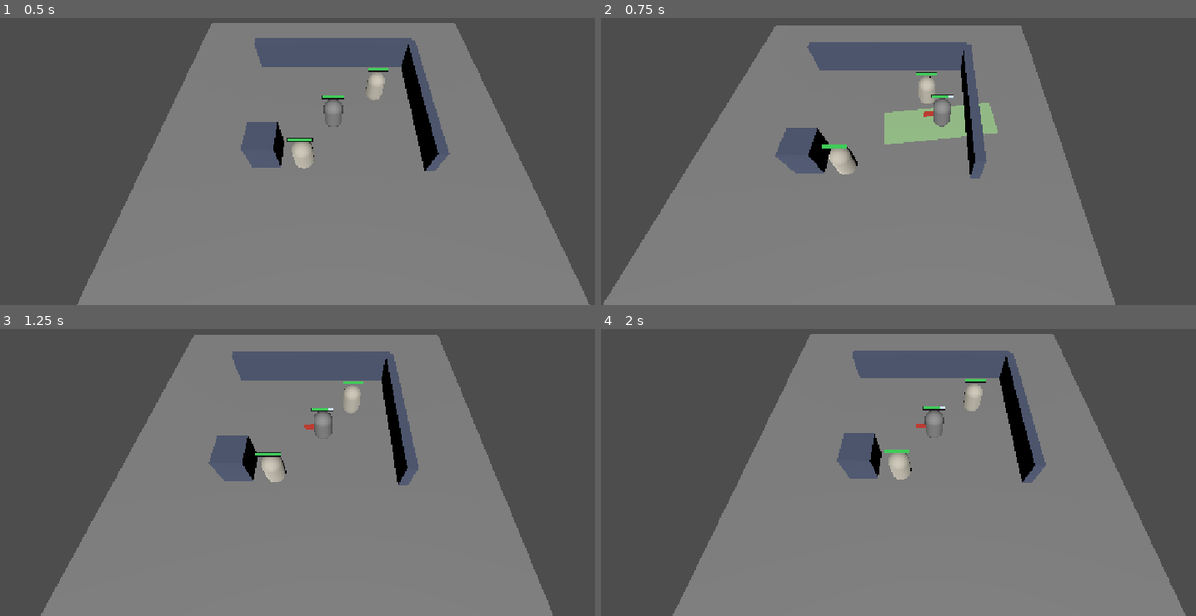
Above: before the commit, frames 1-4 (two rows, left to right).
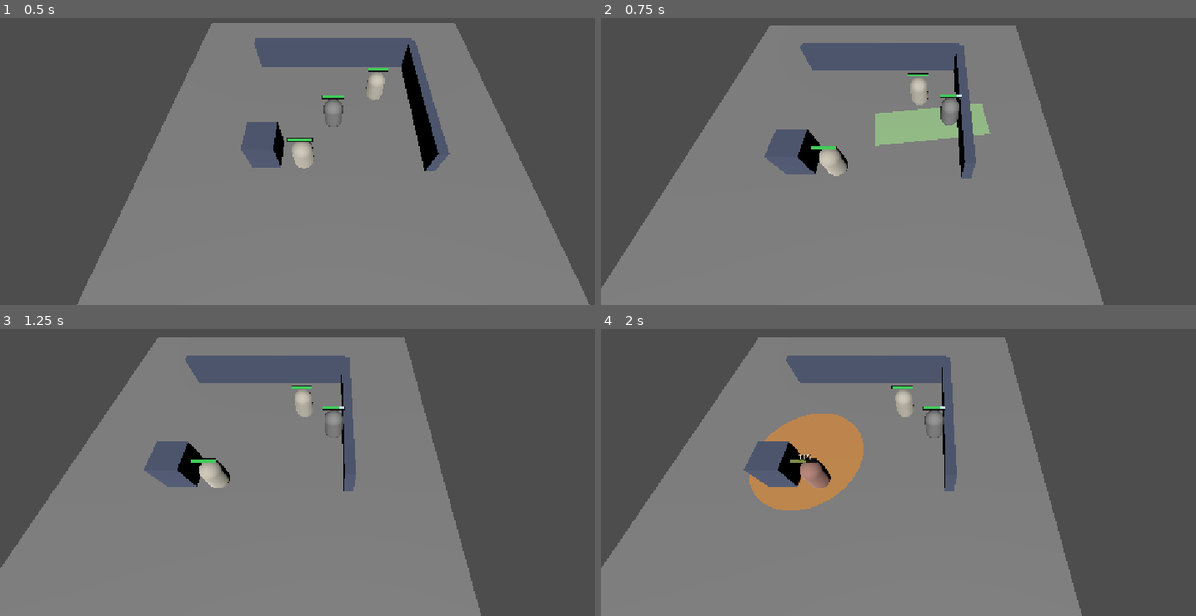
Above: after the commit, the same moments.

Repository: Tiago195/mbr
Game: Godot game, scene res://scenes/main.tscn
Two runs of this game, one before a commit and one after it. Both use one fixed random seed, a clock stepped at 60 frames per second and the inputs below.
Inputs (mouse positions are in pixels of both pictures, inside the frame that each line leads up to):
- Up to frame 1 (0.5 s): no input
- Up to frame 2 (0.75 s): tap Enter at 0.5 s; move the mouse to (1082, 98) at 0.52 s; hold E (ability_e) from 0.53 s (still down); click (1082, 98) at 0.67 s
- Up to frame 3 (1.25 s): keep holding E (ability_e)
- Up to frame 4 (2 s): move the mouse to (803, 446) at 1.27 s; release E (ability_e) at 1.28 s; tap Q (ability_q) at 1.35 s; click (803, 446) at 1.42 s

Frame 1 is identical in both runs. In frame 2, 6.7% of the frame differs, in the area x 0-87%, y 2-100%; in frame 3, 25%; in frame 4, 36%, in the area x 0-99%, y 1-100%.

Commit message:
Dash deixa o personagem parado onde parou
Depois da Investida o personagem voltava andando sozinho para onde o
jogador tinha clicado antes. O dash move o corpo, mas a ordem de movimento
guardada em player.gd continuava válida e o trazia de volta no frame
seguinte.

Combatant passa a emitir `displaced` ao aplicar dash, empurrão ou puxão, e
o jogador solta o destino e o alvo de ataque ao receber. Sinal e não
chamada direta porque quem desloca é o efeito, em core/, que não conhece o
nó do jogador — e porque empurrão sofrido precisa cancelar a ordem do
mesmo jeito que dash próprio.

Verificado por sonda headless: com um destino a 8m de distância, um dash de
6.5m deixa a distância até o destino em 0.000. A sonda também mostrou o
dash parando na parede em vez de atravessá-la, que é o motivo de o
deslocamento ser aplicado na camada de gameplay e não em core/.

Co-Authored-By: Claude Opus 5 <noreply@anthropic.com>

Diff:
--- a/scripts/gameplay/combatant.gd
+++ b/scripts/gameplay/combatant.gd
@@ -13,6 +13,12 @@
 
 signal damaged(result: DamageResult)
 signal died()
+
+## Emitido depois de um dash, empurrão ou puxão ser aplicado ao corpo.
+##
+## Existe porque a ordem de movimento anterior fica obsoleta: quem tinha um
+## destino guardado voltaria andando para lá assim que o dash terminasse.
+signal displaced(offset: Vector3)
 
 ## Times diferentes são inimigos. 0 = jogador, 1 = hostil.
 @export var team: int = 0
@@ -121,6 +127,7 @@
 	else:
 		host.global_position += push
 	unit.position = host.global_position
+	displaced.emit(push)
 
 # ---------------------------------------------------------------- atalhos
 
--- a/scripts/gameplay/player.gd
+++ b/scripts/gameplay/player.gd
@@ -29,6 +29,18 @@
 
 func _ready() -> void:
 	target_position = global_position
+	_combatant.displaced.connect(_on_displaced)
+
+## Depois de um deslocamento — dash, empurrão, puxão — o personagem para onde
+## parou.
+##
+## Sem isto, a ordem de movimento anterior sobrevive ao dash e ele volta
+## andando sozinho para onde o jogador tinha clicado antes. O alvo de ataque
+## também é solto: perseguir de volta teria o mesmo efeito visível.
+func _on_displaced(_offset: Vector3) -> void:
+	target_position = global_position
+	_target = null
+	velocity = Vector3.ZERO
 
 func _unhandled_input(event: InputEvent) -> void:
 	# O clique isolado é tratado aqui, e não só pelo estado do botão em
